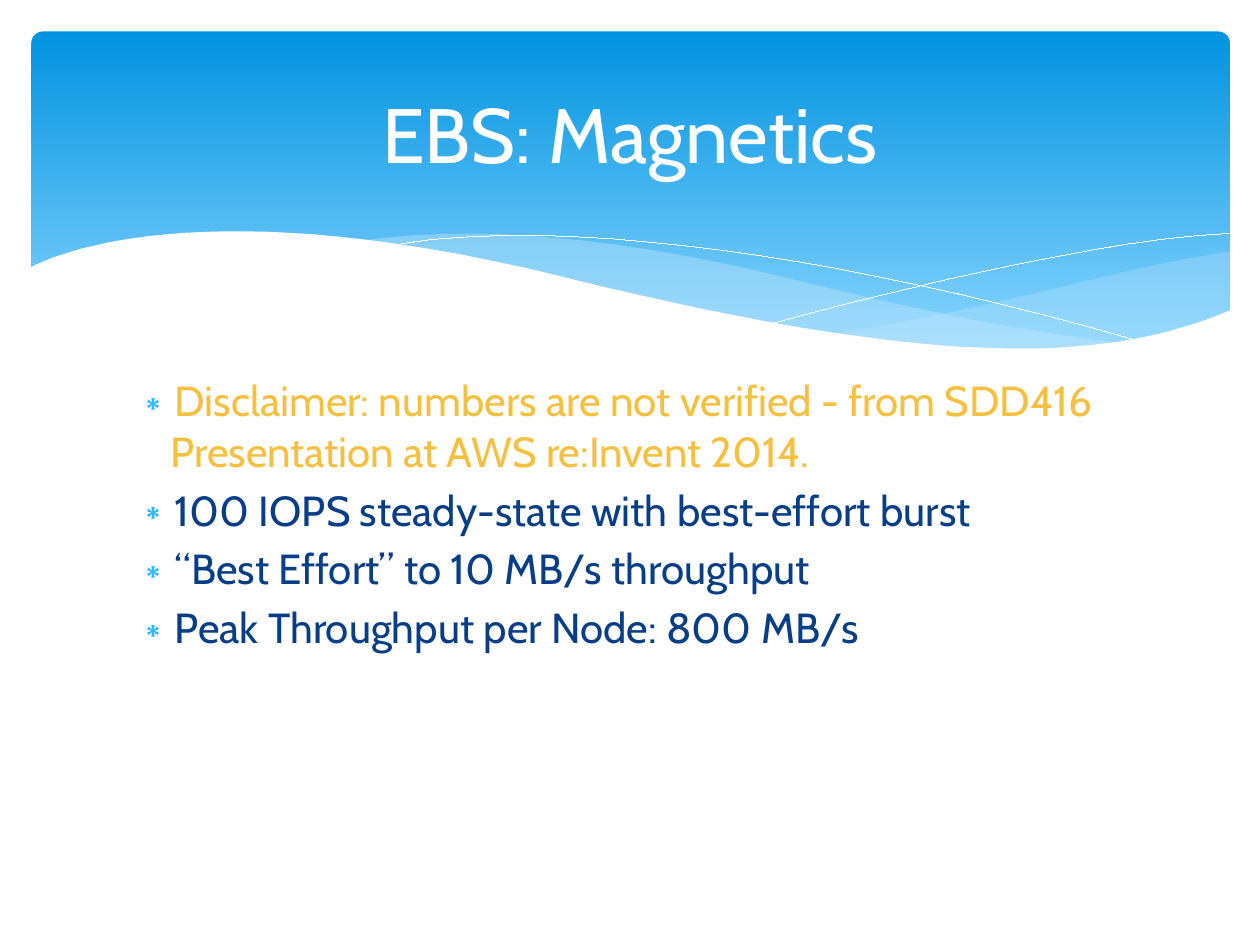
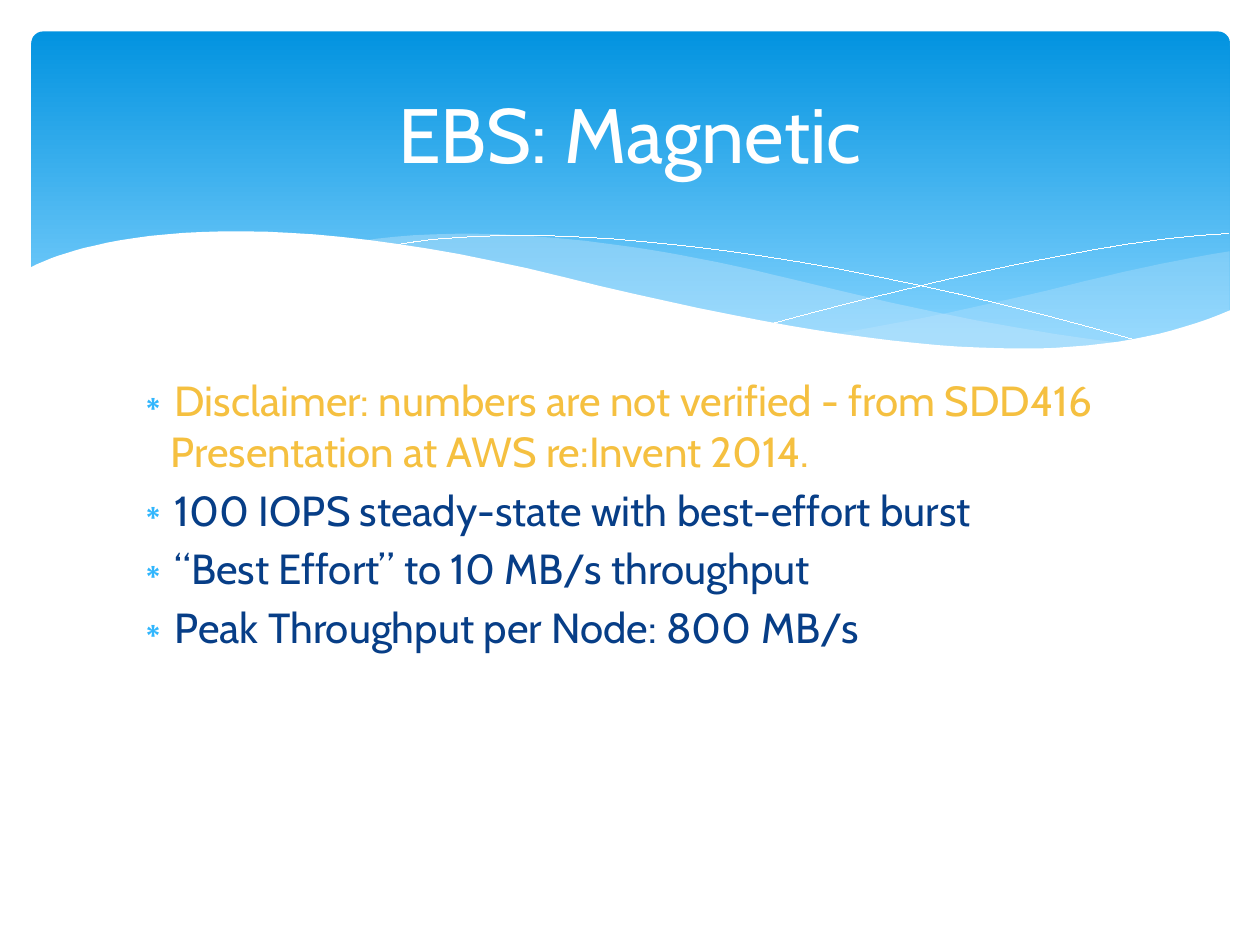
Before and after one commit to cloudavail/awstraining, a slide deck: slide 30 of aws-ec2/aws-ec2.pptx. Drawn at 1260x945 pixels with LibreOffice and Linux fonts; fonts in the diff are those of the drawing. Boxes give left, top, right and bottom in pixels: in the first picture for what was removed or moved away, otherwise in the second. Text is boxed around its words. In the diff, an @@ line names an element or a change of style, - is before the commit and + after.

```diff
--- a/aws-ec2/aws-ec2.pptx
+++ b/aws-ec2/aws-ec2.pptx
@@ title at (398, 108, 861, 180): text changed @@
-EBS: Magnetics
+EBS: Magnetic
```
Also in this commit, not shown: 5 other files.
